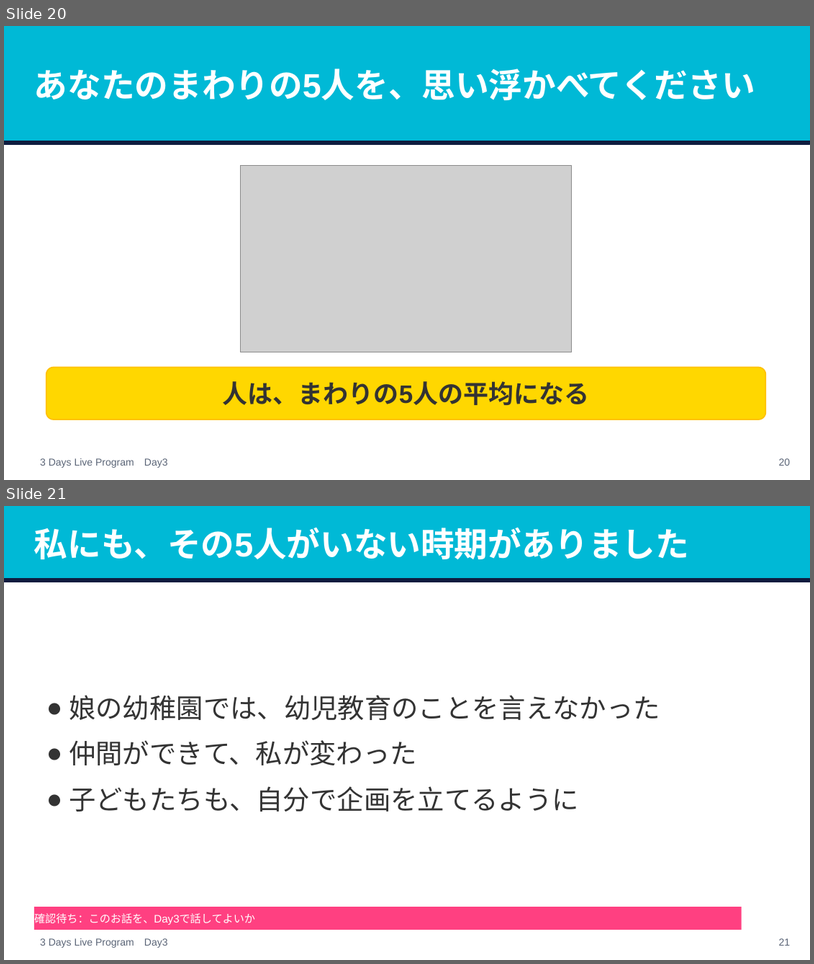
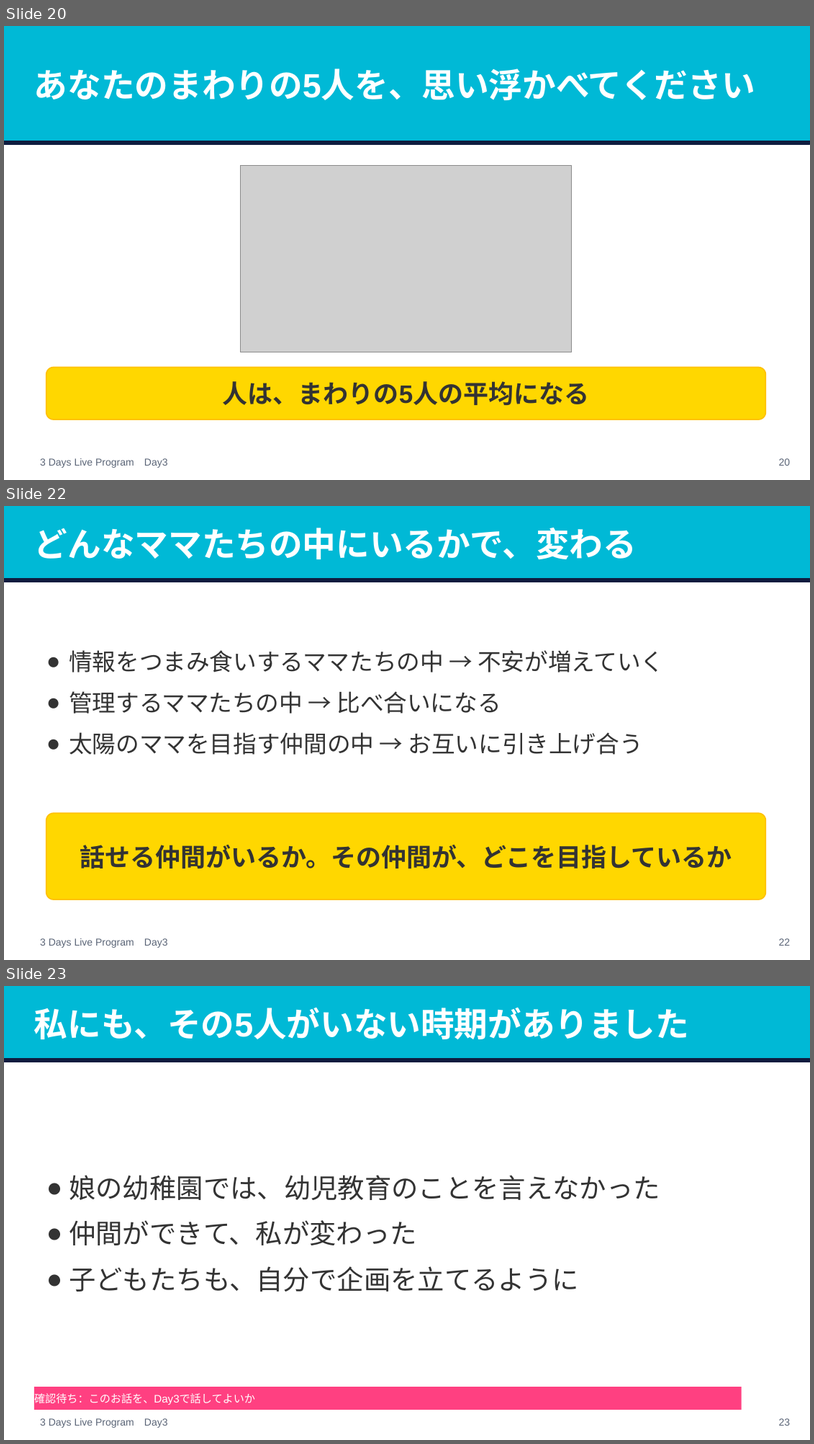
Before and after one commit to tanakayuc/static-pages, a slide deck: pigmarion-homeinter-3days-live/day3/v2/homeinter-day3-v2.pptx. Shown one above the other, each under a label of ours: slides 20 and 21 before the commit, slides 20, 22 and 23 after it; the slides between them are not shown. The pictures are 814x964 and 814x1444 pixels, drawn with LibreOffice and Linux fonts; fonts in the diff are those of the drawing; grey boxes stand for pictures. Boxes give left, top, right and bottom in pixels: in the first picture for what was removed or moved away, otherwise in the second. Text is boxed around its words. In the diff, an @@ line names an element or a change of style, - is before the commit and + after.

Commit message:
pigmarion-homeinter-3days-live: Day2・Day3で3つの鍵の図に吹き出しを足し、Day3に仲間の話とフックの3枚を足した（田中さんの指示）

```diff
--- a/pigmarion-homeinter-3days-live/day3/v2/homeinter-day3-v2.pptx
+++ b/pigmarion-homeinter-3days-live/day3/v2/homeinter-day3-v2.pptx
@@ slide 22 added at (4,506,810,960), background #FFFFFF; not listed: 1 template element that a slide beside it also shows @@
@@ rectangle added at (4,506,810,579), fill #00B9D6, outline #00B9D6 1 pt @@
@@ text added at (34,528,637,560), 40 pt, text #FFFFFF, bold @@
+どんなママたちの中にいるかで、変わる
@@ rectangle added at (4,579,810,582), fill #0F1C3F, outline #0F1C3F 1 pt @@
@@ text added at (69,650,664,754), 28 pt, text #333333 @@
+● 情報をつまみ食いするママたちの中 → 不安が増えていく
+● 管理するママたちの中 → 比べ合いになる
+● 太陽のママを目指す仲間の中 → お互いに引き上げ合う
@@ rounded rectangle added at (46,813,766,900), fill #FFD700, outline #FFC107 1.5 pt @@
@@ text added at (80,844,732,868), 30 pt, text #333333, bold @@
+話せる仲間がいるか。その仲間が、どこを目指しているか
@@ page number added at (779,938,791,945), 12 pt, text #5B6577 @@
+22
@@ what was slide 21 is now slide 23 @@
@@ page number at (779,1418,791,1425): text changed @@
-21
+23
```
Also in this commit, not shown: 4 slides changed, 3 other slides added, 1 slide removed, 35 other files.
